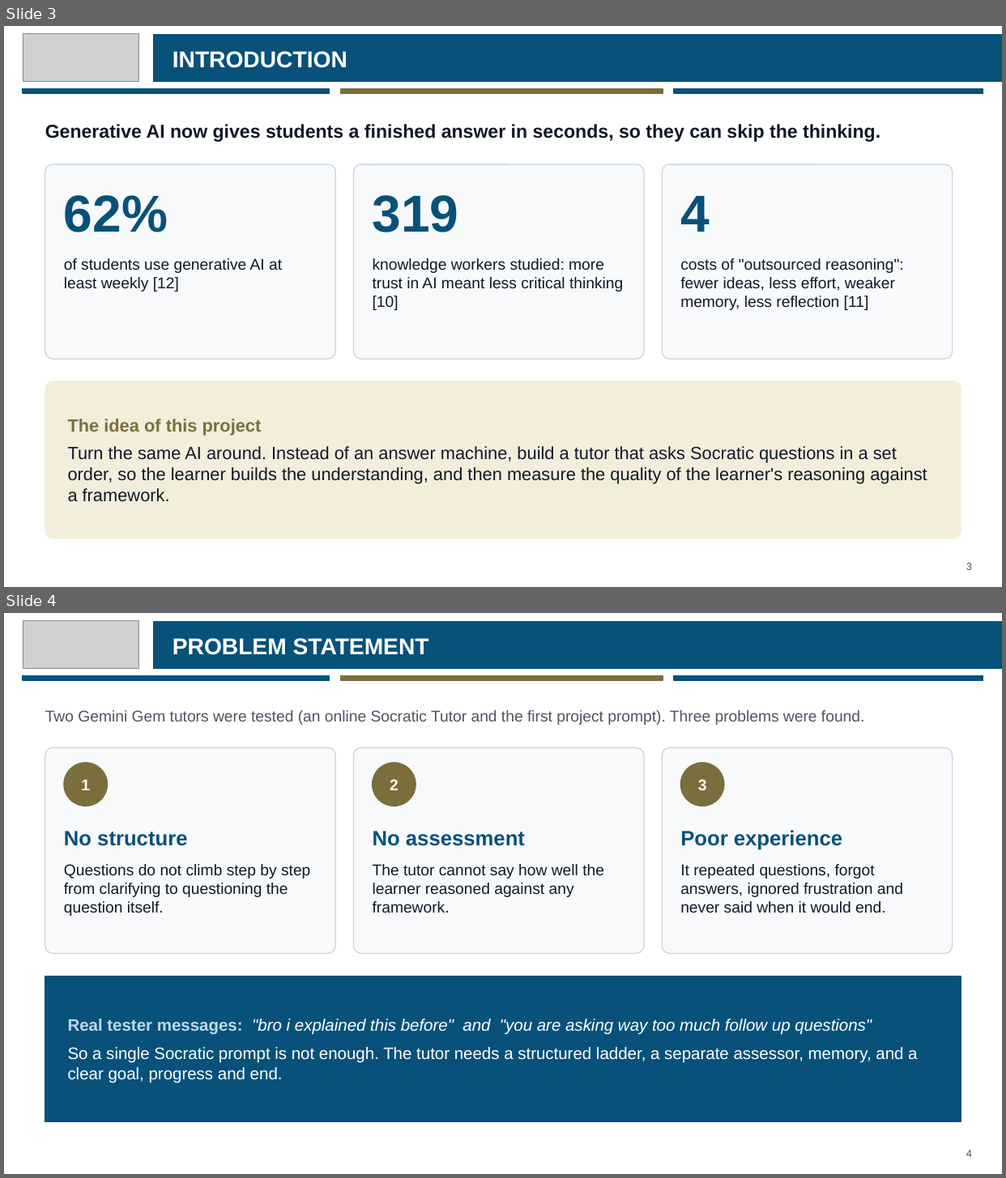
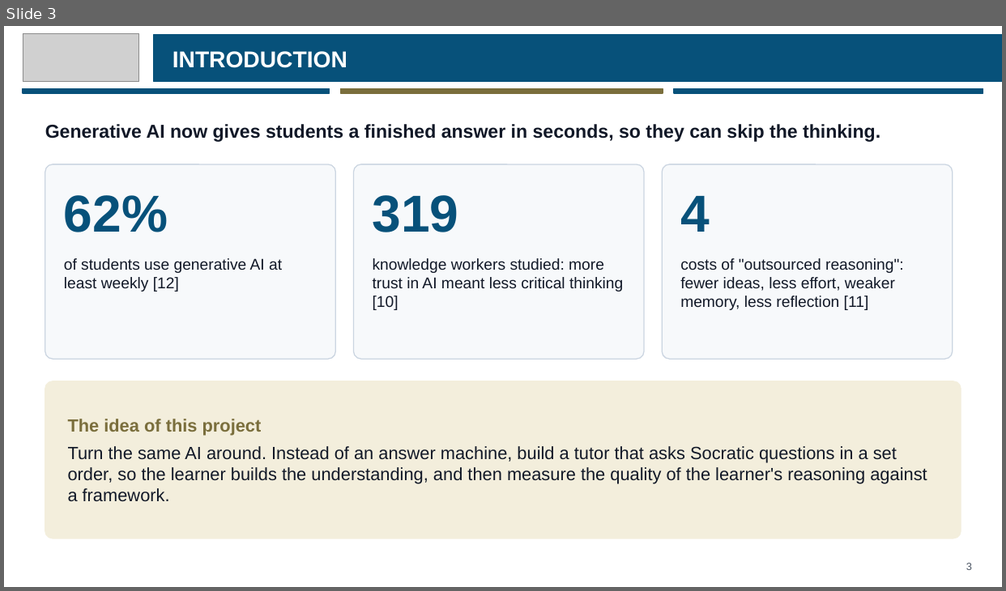
Before and after one commit to eusoffamir/Socratic-AI, a slide deck: docs/defence/Socratic AI Proposal Defence.pptx. Shown one above the other, each under a label of ours: slides 3 and 4 before the commit, slide 3 after it. The pictures are 1006x1178 and 1006x591 pixels, drawn with LibreOffice and Linux fonts; fonts in the diff are those of the drawing; grey boxes stand for pictures. Boxes give left, top, right and bottom in pixels: in the first picture for what was removed or moved away, otherwise in the second. Text is boxed around its words. In the diff, an @@ line names an element or a change of style, - is before the commit and + after.

```diff
--- a/docs/defence/Socratic AI Proposal Defence.pptx
+++ b/docs/defence/Socratic AI Proposal Defence.pptx
@@ slide 4 removed at [4, 613, 1002, 1174], background #FFFFFF @@
@@ picture removed at [23, 620, 138, 669] @@
@@ rectangle removed at [154, 622, 1002, 668] @@
@@ text removed at [172, 638, 429, 655] @@
-PROBLEM STATEMENT
@@ rectangle removed at [23, 676, 330, 680] @@
@@ rectangle removed at [341, 676, 663, 680] @@
@@ rectangle removed at [674, 676, 983, 680] @@
@@ text removed at [45, 710, 864, 725] @@
-Two Gemini Gem tutors were tested (an online Socratic Tutor and the first project prompt). Three problems were found.
@@ rounded rectangle removed at [45, 747, 335, 954] @@
@@ rounded rectangle removed at [354, 747, 644, 954] @@
@@ rounded rectangle removed at [662, 747, 953, 954] @@
@@ ellipse removed at [64, 763, 108, 806] @@
@@ text removed at [81, 779, 90, 790] @@
-1
@@ ellipse removed at [373, 763, 415, 806] @@
@@ text removed at [390, 779, 398, 790] @@
-2
@@ ellipse removed at [681, 763, 724, 806] @@
@@ text removed at [698, 779, 707, 790] @@
-3
@@ text removed at [64, 831, 187, 846] @@
-No structure
@@ text removed at [373, 831, 525, 846] @@
-No assessment
@@ text removed at [680, 830, 842, 850] @@
-Poor experience
@@ text removed at [64, 864, 310, 916] @@
-Questions do not climb step by step from clarifying to questioning the question itself.
@@ text removed at [373, 864, 604, 913] @@
-The tutor cannot say how well the learner reasoned against any framework.
@@ text removed at [680, 864, 903, 913] @@
-It repeated questions, forgot answers, ignored frustration and never said when it would end.
@@ rectangle removed at [45, 976, 961, 1122] @@
@@ text removed at [68, 1019, 917, 1084] @@
-Real tester messages: "bro i explained this before" and "you are asking way too much follow up questions"
-So a single Socratic prompt is not enough. The tutor needs a structured ladder, a separate assessor, memory, and a clear goal, progress and end.
@@ text removed at [966, 1150, 972, 1157] @@
-4
```
Also in this commit, not shown: 3 slides changed, 3 slides added, 2 other slides removed, 5 other files.
